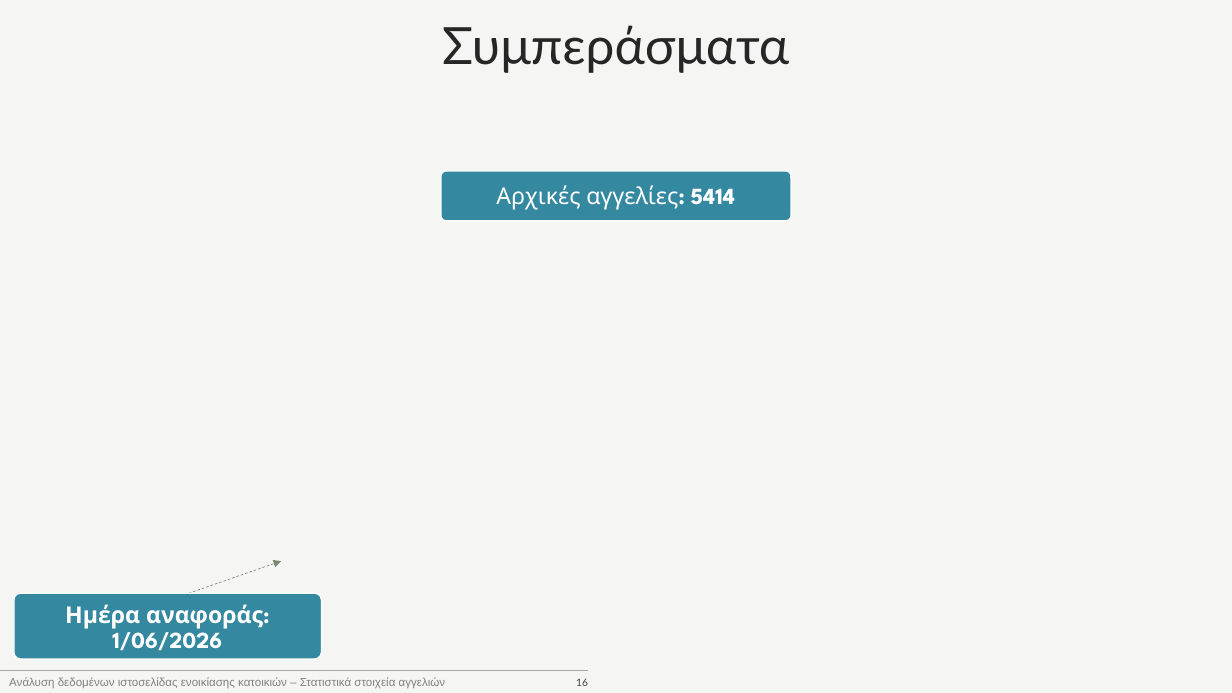
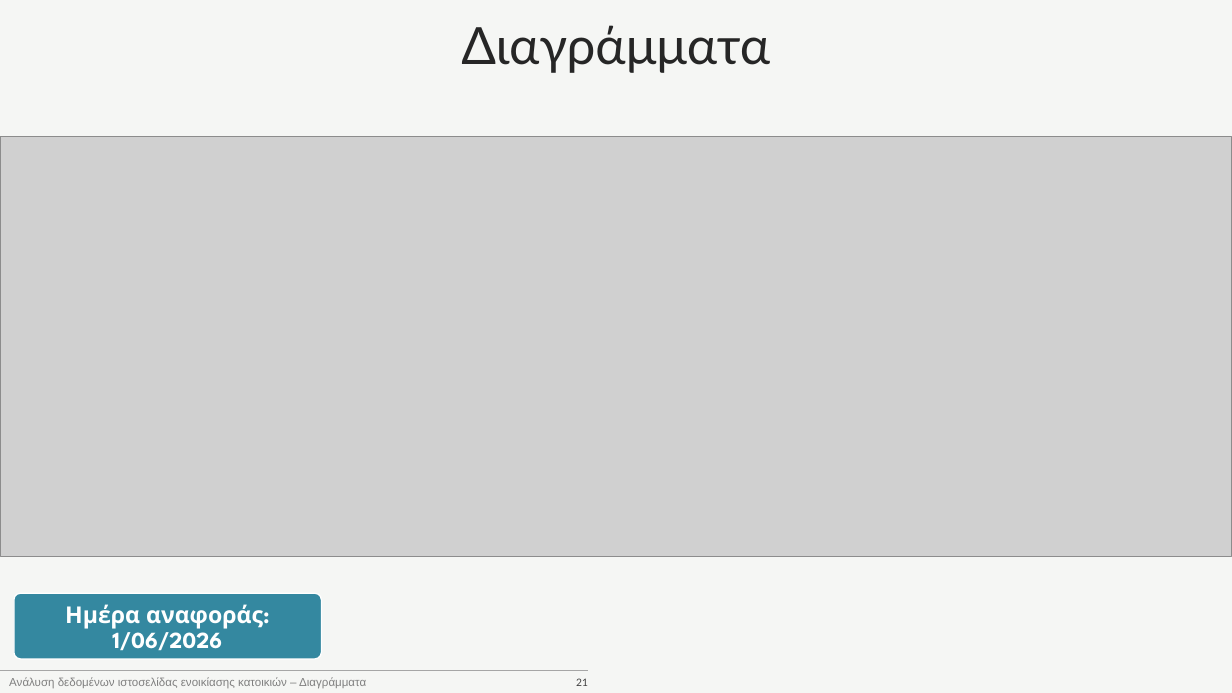
Before and after one commit to GerasimosPanagiotakopoulos/real-estate, a slide deck: slide 21 of presentation.pptx (slide 16 before the commit). Drawn at 1232x693 pixels with LibreOffice and Linux fonts; fonts in the diff are those of the drawing; grey boxes stand for pictures. Boxes give left, top, right and bottom in pixels: in the first picture for what was removed or moved away, otherwise in the second. Text is boxed around its words. In the diff, an @@ line names an element or a change of style, - is before the commit and + after.

```diff
--- a/presentation.pptx
+++ b/presentation.pptx
@@ title at (x1=461, y1=25, x2=770, y2=73): text changed @@
-Συμπεράσματα
+Διαγράμματα
@@ picture added at (x1=0, y1=137, x2=1232, y2=557) @@
@@ rounded rectangle removed at (x1=441, y1=171, x2=791, y2=221) @@
@@ text removed at (x1=496, y1=185, x2=735, y2=210) @@
-Αρχικές αγγελίες: 5414
@@ arrow removed from (189, 593) to (281, 561) @@
@@ text at (x1=9, y1=677, x2=366, y2=689): text changed @@
-Ανάλυση δεδομένων ιστοσελίδας ενοικίασης κατοικιών – Στατιστικά στοιχεία αγγελιών
+Ανάλυση δεδομένων ιστοσελίδας ενοικίασης κατοικιών – Διαγράμματα
@@ page number at (x1=576, y1=678, x2=588, y2=686): text changed @@
-16
+21
```
Also in this commit, not shown: 10 other slides changed, 11 slides added, 2 slides removed, 1 other file.
